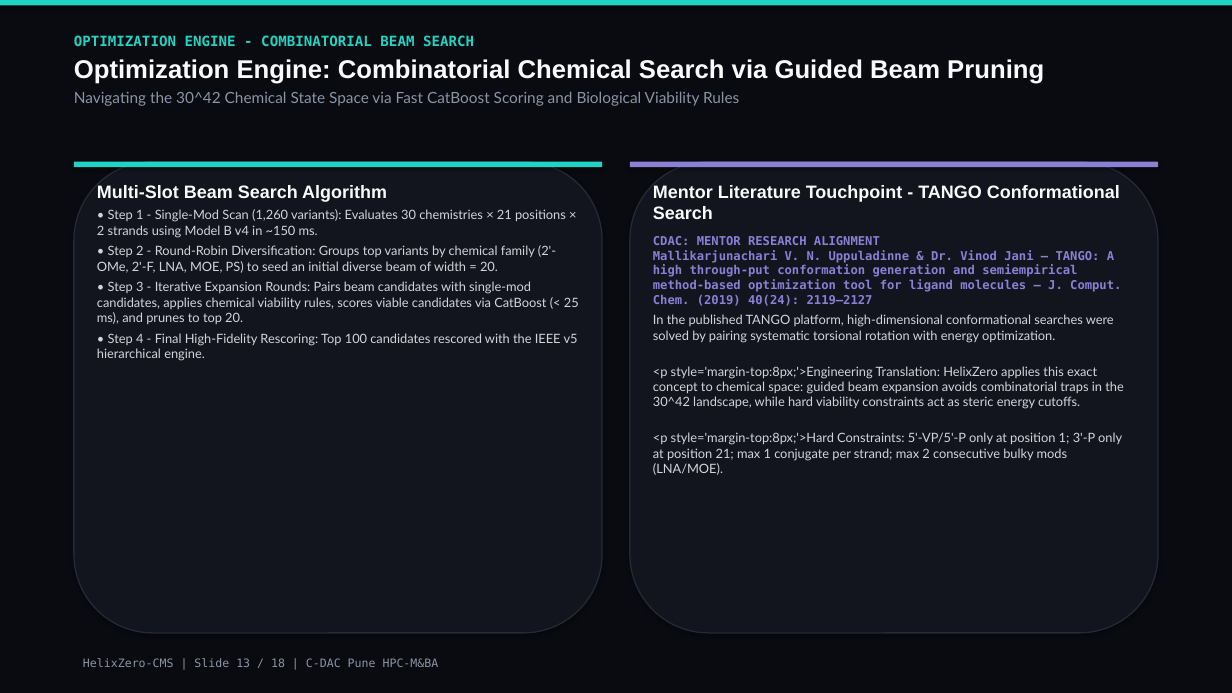
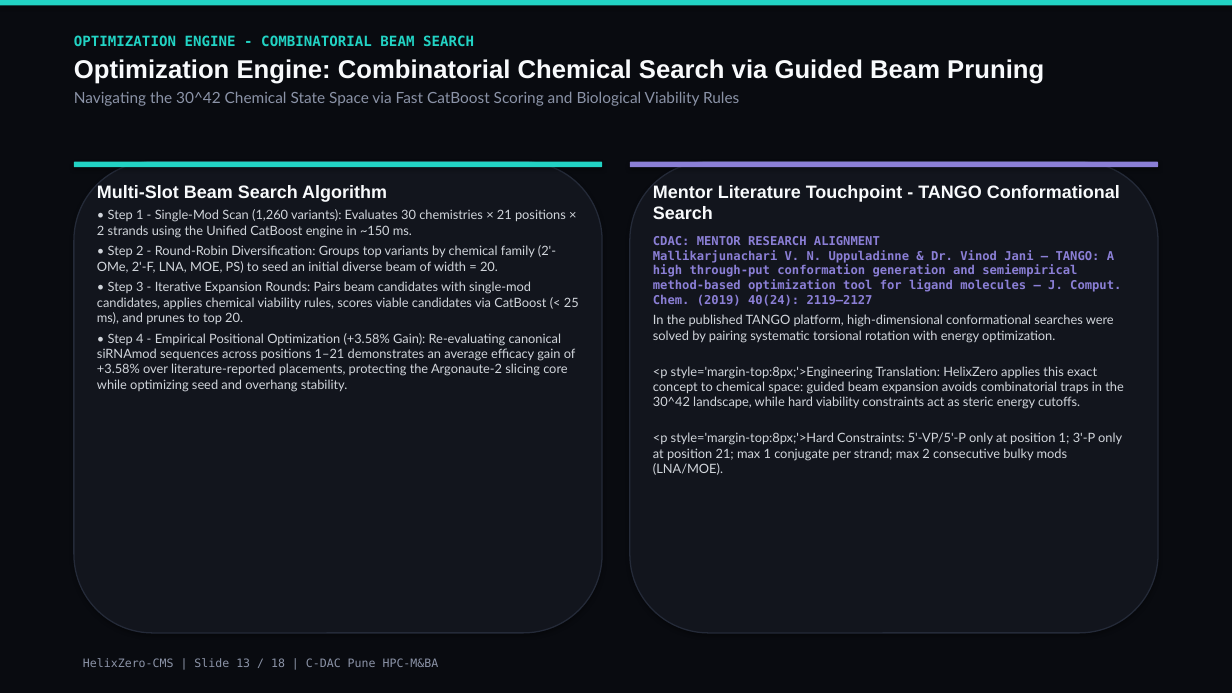
Before and after one commit to nitinjadhav888/Helixzerocms-CDAC, a slide deck: slide 13 of Paper/HelixZero_Software_Presentation.pptx. Drawn at 1232x693 pixels with LibreOffice and Linux fonts; fonts in the diff are those of the drawing. Boxes give left, top, right and bottom in pixels: in the first picture for what was removed or moved away, otherwise in the second. Text is boxed around its words. In the diff, an @@ line names an element or a change of style, - is before the commit and + after.

Commit message:
feat(unified-model): deploy retrained dose-aware CatBoost, update UI dropdowns, verified benchmarks and presentation suite

```diff
--- a/Paper/HelixZero_Software_Presentation.pptx
+++ b/Paper/HelixZero_Software_Presentation.pptx
@@ text at (97,209,566,237): text changed @@
-• Step 1 - Single-Mod Scan (1,260 variants): Evaluates 30 chemistries × 21 positions × 2 strands using Model B v4 in ~150 ms.
+• Step 1 - Single-Mod Scan (1,260 variants): Evaluates 30 chemistries × 21 positions × 2 strands using the Unified CatBoost engine in ~150 ms.
@@ text at (97,333,576,392): text changed @@
-• Step 4 - Final High-Fidelity Rescoring: Top 100 candidates rescored with the IEEE v5 hierarchical engine.
+• Step 4 - Empirical Positional Optimization (+3.58% Gain): Re-evaluating canonical siRNAmod sequences across positions 1–21 demonstrates an average efficacy gain of +3.58% over literature-reported placements, protecting the Argonaute-2 slicing core while optimizing seed and overhang stability.
```
Also in this commit, not shown: 9 other slides changed, 41 other files.
